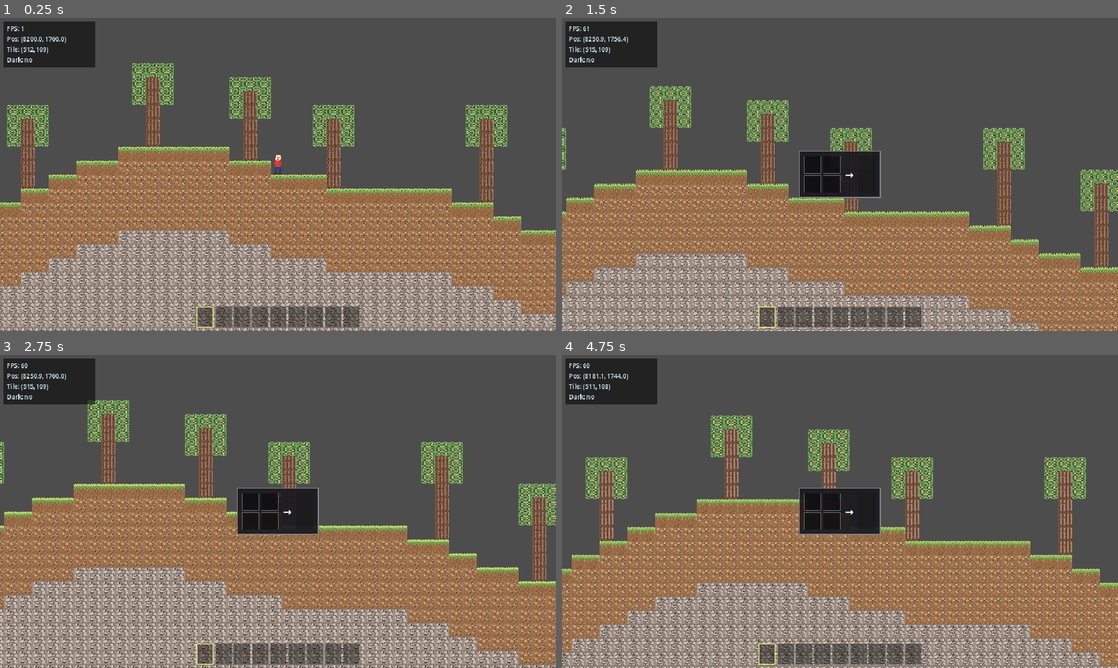
Above: before the commit, frames 1-4 (two rows, left to right).
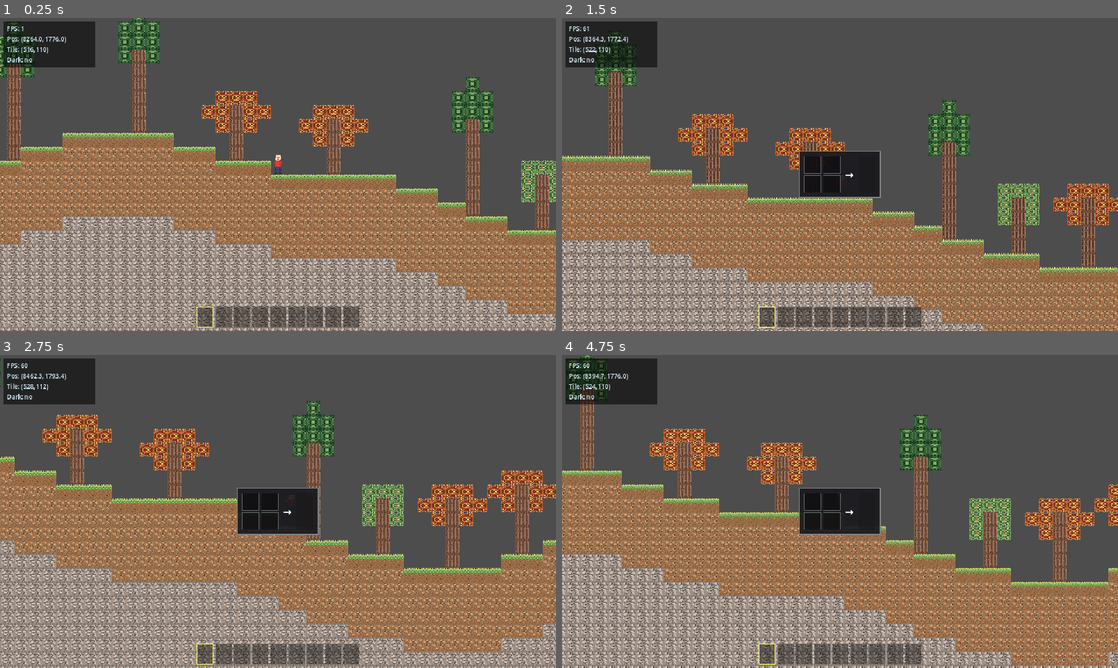
Above: after the commit, the same moments.

Repository: Nornttyy/tielaruia
Game: Godot game, scene res://scenes/main.tscn
The game is run twice, just before and just after one commit, with the same random seed, the same clock (stepped at 60 frames per second) and the same inputs.
Inputs (mouse positions are in pixels of both pictures, inside the frame that each line leads up to):
- Up to frame 1 (0.25 s): no input
- Up to frame 2 (1.5 s): tap Enter at 0.5 s; move the mouse to (962, 158) at 0.52 s; hold D (move_right) 0.53-1.25 s; tap C (crafting_2x2) at 0.6 s; click (962, 158) at 0.67 s; tap Space (jump) at 0.77 s; drag from (728, 190) to (812, 237) at 1.27 s
- Up to frame 3 (2.75 s): move the mouse to (333, 442) at 2.02 s; press the mouse at (333, 442) at 2.03 s; hold D (move_right) from 2.03 s (still down)
- Up to frame 4 (4.75 s): release D (move_right) at 2.75 s; release the mouse at (895, 442) at 2.75 s; drag from (812, 574) to (673, 464) at 2.77 s; move the mouse to (1006, 558) at 3.52 s; hold A (move_left) 3.53-4.25 s; hold Shift 3.53-4.25 s; tap Space (jump) at 3.77 s; drag from (673, 464) to (756, 433) at 4.27 s

The runs differ from the first frame. In frame 1, 19% of the frame differs, in the area x 0-100%, y 0-95%; in frame 2, 33%; in frame 3, 48%, in the area x 0-100%, y 0-100%; in frame 4, 46%.

Commit message:
feat(world): 原木去碰撞 + 3 种树 (橡/松/秋) 不同树冠形状
- LOG.solid: true → false (玩家可穿过树干, 像 Terraria)
- 新增 LEAVES_PINE (11) 深暖绿松针,无透角密实方阵
- 新增 LEAVES_AUTUMN (12) 橙红秋叶,沿用橡叶骨架配秋色调
- 物品 pine_leaves / autumn_leaves 各自掉自家叶子
- world_gen 每棵树随机选树种:
  * 橡: 3x3 圆冠, 树高 4-6
  * 松: 3x5 高瘦锥形 (顶尖 1px), 树高 5-8
  * 秋: 5x3 宽扁 (菱形), 树高 3-5
- 出生点搜索增加头顶 3 格空气检测,防止生在树干里

Co-Authored-By: Claude Opus 4.7 (1M context) <noreply@anthropic.com>

Diff:
--- a/scripts/art/blocks_art.gd
+++ b/scripts/art/blocks_art.gd
@@ -15,11 +15,13 @@
 const STONE := 3
 const SAND := 4
 const LOG := 5
-const LEAVES := 6
+const LEAVES := 6           # 橡木叶 (默认)
 const PLANKS := 7
 const WORKBENCH := 8
 const DOOR := 9
 const BEDROCK := 10
+const LEAVES_PINE := 11     # 松针 (深暖绿)
+const LEAVES_AUTUMN := 12   # 秋叶 (红橙)
 
 # --- 调色板 (每方块独立) ---
 
@@ -90,6 +92,28 @@
 	"s": Color8(108, 142, 88),   # 中阴影
 	"a": Color8(180, 185, 120),  # 鼠尾草
 	"r": Color8(184, 100, 58),   # 秋红
+}
+
+# 松针：深暖绿 + 灰绿暗色，无透角更密实
+const _P_LEAVES_PINE := {
+	"l": Color8(82, 130, 78),    # 中绿
+	"L": Color8(50, 95, 55),     # 阴影
+	"d": Color8(28, 60, 35),     # 最深
+	"h": Color8(120, 165, 95),   # 高光
+	"s": Color8(70, 115, 70),    # 中阴影
+	"y": Color8(155, 175, 90),   # 黄橄榄 (松果?)
+}
+
+# 秋叶：暖红橙 + 金黄 + 深红
+const _P_LEAVES_AUTUMN := {
+	"l": Color8(195, 110, 55),   # 橙基
+	"L": Color8(160, 70, 35),    # 深橙阴影
+	"d": Color8(110, 50, 30),    # 深红
+	"h": Color8(225, 165, 95),   # 金橙高光
+	"y": Color8(230, 200, 80),   # 黄秋叶
+	"s": Color8(180, 90, 45),    # 中阴影
+	"a": Color8(215, 145, 70),   # 桃色变种
+	"r": Color8(140, 50, 30),    # 深红浆果
 }
 
 const _P_PLANKS := {
@@ -223,7 +247,7 @@
 	"bbbBbbBbbBbbBbpb",
 ]
 
-# 树叶：4 角透空 + 多个叶簇 (簇心 h 高光 + d 阴影框) + 秋红浆果 r + 金橄榄 y + 鼠尾草 a
+# 橡木叶：4 角透空 + 多个叶簇 (簇心 h 高光 + d 阴影框) + 秋红浆果 r + 金橄榄 y + 鼠尾草 a
 const _LEAVES := [
 	".lhLh....hLhl.h.",
 	"lLhddhlllhddhLls",
@@ -243,6 +267,46 @@
 	".lhLh....hLhl.h.",
 ]
 
+# 松针：密实无透角 + 矩形针簇 + 暗影包裹 + 偶发松果 y
+const _LEAVES_PINE := [
+	"ddLddLLLLLLddLdd",
+	"dLLddssddssddLLd",
+	"LdsshhhhhhhhssdL",
+	"LdssddhhhhddssdL",
+	"LhddssssssssddhL",
+	"LssLLddddddLLssL",
+	"LssLddhhhhddLssL",
+	"LssLddhyyhddLssL",
+	"LssLddhyyhddLssL",
+	"LssLddhhhhddLssL",
+	"LssLLddddddLLssL",
+	"LhddssssssssddhL",
+	"LdssddhhhhddssdL",
+	"LdsshhhhhhhhssdL",
+	"dLLddssddssddLLd",
+	"ddLddLLLLLLddLdd",
+]
+
+# 秋叶：橡木叶骨架,色调换成橙红/金黄/深红浆果 r
+const _LEAVES_AUTUMN := [
+	".lhLh....hLhl.h.",
+	"lLhddhlllhddhLla",
+	"Lddyhddrrddyhddr",
+	"lLyddhrrrddyaLla",
+	"llLLLrLLLLrLLLll",
+	"lLLddhhhhhhddLLs",
+	"Lddhhddyyddhhddl",
+	"LddyrrrrryydddrL",
+	"lddyrrrrryyddddl",
+	"Lddhhddyyddhhddl",
+	"lLLddhhhhhhddLLs",
+	"llLLLrLLLLrLLLll",
+	"lLyddhrrrddyaLla",
+	"Lddyhddrrddyhddr",
+	"lLhddhlllhddhLla",
+	".lhLh....hLhl.h.",
+]
+
 const _PLANKS := [
 	"pppppppppppppppp",
 	"ppPpppppllpppPpp",
@@ -352,6 +416,8 @@
 	WORKBENCH: [_WORKBENCH, _P_WORKBENCH],
 	DOOR: [_DOOR_CLOSED, _P_DOOR],
 	BEDROCK: [_BEDROCK, _P_BEDROCK],
+	LEAVES_PINE: [_LEAVES_PINE, _P_LEAVES_PINE],
+	LEAVES_AUTUMN: [_LEAVES_AUTUMN, _P_LEAVES_AUTUMN],
 }
 
 
@@ -366,6 +432,8 @@
 	WORKBENCH: [_P_WORKBENCH["p"], _P_WORKBENCH["P"]],
 	DOOR:      [_P_DOOR["d"],      _P_DOOR["D"]],
 	BEDROCK:   [_P_BEDROCK["b"],   _P_BEDROCK["B"]],
+	LEAVES_PINE:   [_P_LEAVES_PINE["l"],   _P_LEAVES_PINE["L"]],
+	LEAVES_AUTUMN: [_P_LEAVES_AUTUMN["l"], _P_LEAVES_AUTUMN["L"]],
 }
 const _DEFAULT_PALETTE := [Color(0.7, 0.7, 0.7), Color(0.4, 0.4, 0.4)]
 
--- a/scripts/autoload/art_cache.gd
+++ b/scripts/autoload/art_cache.gd
@@ -43,6 +43,7 @@
 		BlocksArt.GRASS, BlocksArt.DIRT, BlocksArt.STONE, BlocksArt.SAND,
 		BlocksArt.LOG, BlocksArt.LEAVES, BlocksArt.PLANKS, BlocksArt.WORKBENCH,
 		BlocksArt.DOOR, BlocksArt.BEDROCK,
+		BlocksArt.LEAVES_PINE, BlocksArt.LEAVES_AUTUMN,
 	]
 	for tile_id in tile_ids:
 		block_textures[tile_id] = BlocksArt.get_texture(tile_id)
@@ -75,6 +76,8 @@
 	"sand": BlocksArt.SAND,
 	"log": BlocksArt.LOG,
 	"leaves": BlocksArt.LEAVES,
+	"pine_leaves": BlocksArt.LEAVES_PINE,
+	"autumn_leaves": BlocksArt.LEAVES_AUTUMN,
 	"planks": BlocksArt.PLANKS,
 	"workbench": BlocksArt.WORKBENCH,
 	"door": BlocksArt.DOOR,
--- a/scripts/items/item_db.gd
+++ b/scripts/items/item_db.gd
@@ -7,7 +7,9 @@
 	"stone":        {"placeable_tile_id": Tiles.STONE,     "tool_kind": "", "tool_tier": 0, "max_stack": 64},
 	"sand":         {"placeable_tile_id": Tiles.SAND,      "tool_kind": "", "tool_tier": 0, "max_stack": 64},
 	"log":          {"placeable_tile_id": Tiles.LOG,       "tool_kind": "", "tool_tier": 0, "max_stack": 64},
-	"leaves":       {"placeable_tile_id": Tiles.LEAVES,    "tool_kind": "", "tool_tier": 0, "max_stack": 64},
+	"leaves":       {"placeable_tile_id": Tiles.LEAVES,        "tool_kind": "", "tool_tier": 0, "max_stack": 64},
+	"pine_leaves":  {"placeable_tile_id": Tiles.LEAVES_PINE,   "tool_kind": "", "tool_tier": 0, "max_stack": 64},
+	"autumn_leaves":{"placeable_tile_id": Tiles.LEAVES_AUTUMN, "tool_kind": "", "tool_tier": 0, "max_stack": 64},
 	"planks":       {"placeable_tile_id": Tiles.PLANKS,    "tool_kind": "", "tool_tier": 0, "max_stack": 64},
 	"workbench":    {"placeable_tile_id": Tiles.WORKBENCH, "tool_kind": "", "tool_tier": 0, "max_stack": 64},
 	"door":         {"placeable_tile_id": Tiles.DOOR,      "tool_kind": "", "tool_tier": 0, "max_stack": 64},
--- a/scripts/world/tile_data.gd
+++ b/scripts/world/tile_data.gd
@@ -8,11 +8,13 @@
 const STONE := 3
 const SAND := 4
 const LOG := 5
-const LEAVES := 6
+const LEAVES := 6           # 橡木叶 (默认)
 const PLANKS := 7
 const WORKBENCH := 8
 const DOOR := 9
 const BEDROCK := 10
+const LEAVES_PINE := 11     # 松针 (深暖绿)
+const LEAVES_AUTUMN := 12   # 秋叶 (红橙)
 
 # 每 tile 的属性。drops 为 [item_id, weight%, count_min, count_max] 数组。
 # tool: "pickaxe"/"axe"/"sword"/"" (空 = 徒手)
@@ -44,7 +46,8 @@
 		"drops": [["sand", 100, 1, 1]],
 	},
 	LOG: {
-		"solid": true, "mineable": true,
+		# 原木不实心 — 玩家可穿过树干 (像 Terraria)
+		"solid": false, "mineable": true,
 		"tool_tiers": {"": 0, "pickaxe": 0, "axe": 0, "sword": 0},
 		"drops": [["log", 100, 1, 1]],
 	},
@@ -74,6 +77,18 @@
 		"solid": true, "mineable": false,
 		"tool_tiers": {},
 		"drops": [],
+	},
+	LEAVES_PINE: {
+		# 松针：不实心 + 掉松针变种 + 偶发木棍
+		"solid": false, "mineable": true,
+		"tool_tiers": {"": 0, "pickaxe": 0, "axe": 0, "sword": 0},
+		"drops": [["pine_leaves", 100, 1, 1], ["stick", 20, 1, 1]],
+	},
+	LEAVES_AUTUMN: {
+		# 秋叶：不实心 + 掉秋叶变种 + 偶发木棍
+		"solid": false, "mineable": true,
+		"tool_tiers": {"": 0, "pickaxe": 0, "axe": 0, "sword": 0},
+		"drops": [["autumn_leaves", 100, 1, 1], ["stick", 20, 1, 1]],
 	},
 }
 
--- a/scripts/world/tileset_builder.gd
+++ b/scripts/world/tileset_builder.gd
@@ -15,6 +15,7 @@
 		Tiles.GRASS, Tiles.DIRT, Tiles.STONE, Tiles.SAND,
 		Tiles.LOG, Tiles.LEAVES, Tiles.PLANKS, Tiles.WORKBENCH,
 		Tiles.DOOR, Tiles.BEDROCK,
+		Tiles.LEAVES_PINE, Tiles.LEAVES_AUTUMN,
 	]
 	for tile_id in tile_ids:
 		var source := TileSetAtlasSource.new()
--- a/scripts/world/world_generator.gd
+++ b/scripts/world/world_generator.gd
@@ -9,10 +9,21 @@
 const DIRT_DEPTH := 6            # 地表下泥土层厚度
 const BEDROCK_ROWS := 2          # 基岩占最底几行
 const SAND_THRESHOLD := 0.4      # sand_noise 超过此阈值的列为沙列
-const TREE_MIN_HEIGHT := 4       # 树干最矮（不含树冠）
-const TREE_MAX_HEIGHT := 6       # 树干最高
 const TREE_MIN_SPACING := 5      # 相邻两棵树之间最少 N 列间距
 const TREE_CHANCE := 0.45        # 候选格子里实际长树的概率
+
+# 树种枚举 (内部 idx)
+const _SPECIES_OAK := 0
+const _SPECIES_PINE := 1
+const _SPECIES_AUTUMN := 2
+
+# 各树种参数: [min_h, max_h, leaves_tile, canopy_kind]
+# canopy_kind: "round_3x3" / "tall_3x5" / "wide_5x3"
+const _SPECIES_PARAMS := {
+	_SPECIES_OAK:    [4, 6, Tiles.LEAVES,        "round_3x3"],
+	_SPECIES_PINE:   [5, 8, Tiles.LEAVES_PINE,   "tall_3x5"],
+	_SPECIES_AUTUMN: [3, 5, Tiles.LEAVES_AUTUMN, "wide_5x3"],
+}
 
 
 static func generate(world_seed: int, width: int = 1024, height: int = 256) -> Dictionary:
@@ -59,17 +70,24 @@
 	# 长树：在草地上随机间隔放树
 	_place_trees(tiles, heights, world_seed, width, height)
 
-	# 出生点：地图中央附近第一个非沙地表，玩家脚底在地表上方一格
+	# 出生点：地图中央附近第一个非沙、上方 3 格空气的地表 (避免出生在树里)
 	var spawn_x: int = width / 2
-	var search_offsets: Array[int] = [0, 4, -4, 8, -8, 12, -12, 16, -16]
+	var search_offsets: Array[int] = [0, 4, -4, 8, -8, 12, -12, 16, -16, 20, -20, 24, -24]
 	for offset in search_offsets:
 		var candidate_x: int = spawn_x + offset
 		if candidate_x < 0 or candidate_x >= width:
 			continue
 		var surf: int = heights[candidate_x]
-		if tiles[candidate_x][surf] == Tiles.GRASS:
-			spawn_x = candidate_x
-			break
+		if tiles[candidate_x][surf] != Tiles.GRASS:
+			continue
+		# 头顶 3 格必须是空气，防止落在树干或树冠里
+		if surf - 3 < 0 \
+				or tiles[candidate_x][surf - 1] != Tiles.AIR \
+				or tiles[candidate_x][surf - 2] != Tiles.AIR \
+				or tiles[candidate_x][surf - 3] != Tiles.AIR:
+			continue
+		spawn_x = candidate_x
+		break
 	# spawn_y 是脚底所在 tile 的 y (= 地表上方一格 = AIR)
 	var spawn_y: int = heights[spawn_x] - 1
 
@@ -82,54 +100,95 @@
 	}
 
 
-# 在 grass 地表种树。树由 LOG 树干 + 树顶 3x3 LEAVES 树冠组成。
+# 在 grass 地表种树。3 种树:橡木 (3x3 圆冠) / 松树 (3x5 高瘦) / 秋树 (5x3 宽矮)。
+# LOG 不实心,玩家可穿过;LEAVES 用 3 个变种 (橡/松/秋) 分别掉自己的物品。
 # 用 seeded RNG 保证同种子同结果。
 static func _place_trees(tiles: Array, heights: PackedInt32Array, world_seed: int, width: int, height: int) -> void:
 	var rng := RandomNumberGenerator.new()
-	rng.seed = world_seed * 1000003 + 17  # 派生子种子
+	rng.seed = world_seed * 1000003 + 17
 	var last_tree_x: int = -1000
 	var x: int = 2
 	while x < width - 2:
 		var surf: int = heights[x]
-		# 仅在草地上长（不在沙、不在边角）
 		if tiles[x][surf] != Tiles.GRASS:
 			x += 1
 			continue
-		# 间距限制
 		if x - last_tree_x < TREE_MIN_SPACING:
 			x += 1
 			continue
-		# 概率判定
 		if rng.randf() > TREE_CHANCE:
 			x += 1
 			continue
-		# 树干高度
-		var trunk_height: int = rng.randi_range(TREE_MIN_HEIGHT, TREE_MAX_HEIGHT)
-		# 顶部位置：trunk 在 surf-trunk_height..surf-1
+		# 随机选树种
+		var species: int = rng.randi_range(_SPECIES_OAK, _SPECIES_AUTUMN)
+		var params: Array = _SPECIES_PARAMS[species]
+		var min_h: int = params[0]
+		var max_h: int = params[1]
+		var leaves_tile: int = params[2]
+		var canopy_kind: String = params[3]
+		var trunk_height: int = rng.randi_range(min_h, max_h)
 		var trunk_top: int = surf - trunk_height
-		# 需要树冠空间 + 不出界
-		if trunk_top - 1 < 0:
+		# 树冠所需的最高 y 取决于形状
+		var canopy_top: int = trunk_top
+		match canopy_kind:
+			"round_3x3": canopy_top = trunk_top - 1
+			"tall_3x5":  canopy_top = trunk_top - 3
+			"wide_5x3":  canopy_top = trunk_top - 1
+		if canopy_top < 0:
 			x += 1
 			continue
-		# 检查空间是否都是 AIR
+		# 检查整个树干列空间是否 AIR
 		var all_clear: bool = true
-		for ty in range(trunk_top - 1, surf):
-			# 树干列必须 air
+		for ty in range(canopy_top, surf):
 			if tiles[x][ty] != Tiles.AIR:
 				all_clear = false
 				break
 		if not all_clear:
 			x += 1
 			continue
-		# 树冠 3x3 中心在 (x, trunk_top)
-		for cy in range(trunk_top - 1, trunk_top + 2):
-			for cx in range(x - 1, x + 2):
-				if cx < 0 or cx >= width or cy < 0 or cy >= height:
-					continue
-				if tiles[cx][cy] == Tiles.AIR:
-					tiles[cx][cy] = Tiles.LEAVES
-		# 树干
+		# 按 canopy_kind 放树冠
+		_place_canopy(tiles, x, trunk_top, canopy_kind, leaves_tile, width, height)
+		# 树干 (覆盖叶子)
 		for ty in range(trunk_top, surf):
 			tiles[x][ty] = Tiles.LOG
 		last_tree_x = x
 		x += TREE_MIN_SPACING
+
+
+# 按形状画树冠。坐标 (trunk_x, trunk_top) 是树干顶部所在格。
+static func _place_canopy(tiles: Array, trunk_x: int, trunk_top: int, kind: String,
+		leaves_tile: int, width: int, height: int) -> void:
+	# 偏移列表：相对树干顶 (dx, dy) 都填 leaves_tile (限于 AIR)
+	var offsets: Array = []
+	match kind:
+		"round_3x3":
+			# 3x3 中心在 (0, 0)
+			for dy in range(-1, 2):
+				for dx in range(-1, 2):
+					offsets.append(Vector2i(dx, dy))
+		"tall_3x5":
+			# 5 高 3 宽,顶上 1 个尖 (松树锥形)
+			# 行 dy=-3: 仅中心
+			offsets.append(Vector2i(0, -3))
+			# 行 dy=-2..0: 全 3 宽
+			for dy in range(-2, 1):
+				for dx in range(-1, 2):
+					offsets.append(Vector2i(dx, dy))
+		"wide_5x3":
+			# 5 宽 3 高,中间一行最宽,上下行收一格 (秋树扁阔)
+			# dy=-1: dx -1..1 (3 wide)
+			for dx in range(-1, 2):
+				offsets.append(Vector2i(dx, -1))
+			# dy=0: dx -2..2 (5 wide)
+			for dx in range(-2, 3):
+				offsets.append(Vector2i(dx, 0))
+			# dy=1: dx -1..1 (3 wide)
+			for dx in range(-1, 2):
+				offsets.append(Vector2i(dx, 1))
+	for off in offsets:
+		var cx: int = trunk_x + off.x
+		var cy: int = trunk_top + off.y
+		if cx < 0 or cx >= width or cy < 0 or cy >= height:
+			continue
+		if tiles[cx][cy] == Tiles.AIR:
+			tiles[cx][cy] = leaves_tile
--- a/tests/unit/test_world_generator.gd
+++ b/tests/unit/test_world_generator.gd
@@ -59,8 +59,10 @@
 	for x in [10, 50, 100, 150, 200]:
 		for y in 128:
 			var t = w.tiles[x][y]
-			# 跳过空气和树（LOG/LEAVES），找首个地面 tile
-			if t == Tiles.AIR or t == Tiles.LOG or t == Tiles.LEAVES:
+			# 跳过空气和树（LOG/各种 LEAVES），找首个地面 tile
+			if t == Tiles.AIR or t == Tiles.LOG \
+					or t == Tiles.LEAVES or t == Tiles.LEAVES_PINE \
+					or t == Tiles.LEAVES_AUTUMN:
 				continue
 			assert_true(
 				t == Tiles.GRASS or t == Tiles.SAND,
@@ -73,11 +75,20 @@
 	var w = WorldGenerator.generate(42, 256, 128)
 	var log_count := 0
 	var leaves_count := 0
+	var pine_count := 0
+	var autumn_count := 0
 	for x in 256:
 		for y in 128:
-			if w.tiles[x][y] == Tiles.LOG:
+			var t = w.tiles[x][y]
+			if t == Tiles.LOG:
 				log_count += 1
-			elif w.tiles[x][y] == Tiles.LEAVES:
+			elif t == Tiles.LEAVES:
 				leaves_count += 1
+			elif t == Tiles.LEAVES_PINE:
+				pine_count += 1
+			elif t == Tiles.LEAVES_AUTUMN:
+				autumn_count += 1
 	assert_gt(log_count, 10, "应有至少 10 个 LOG (树干)")
-	assert_gt(leaves_count, 10, "应有至少 10 个 LEAVES (树冠)")
+	assert_gt(leaves_count + pine_count + autumn_count, 10, "应有至少 10 个树叶 (任意品种)")
+	assert_gt(pine_count, 0, "应至少长出 1 棵松树")
+	assert_gt(autumn_count, 0, "应至少长出 1 棵秋树")
